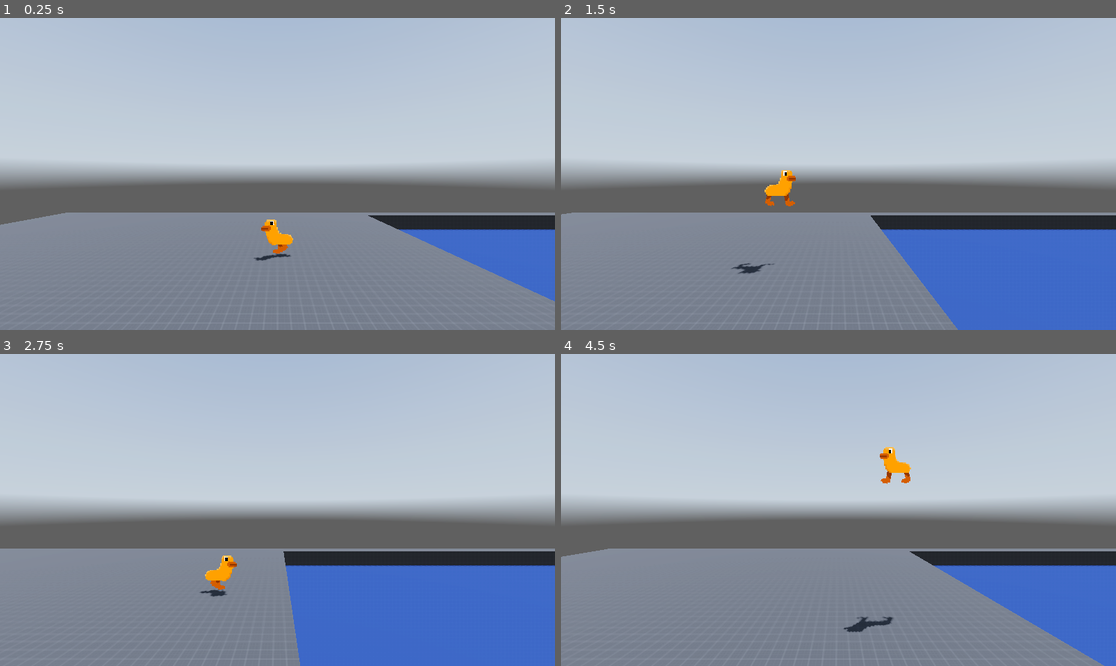
Above: before the commit, frames 1-4 (two rows, left to right).
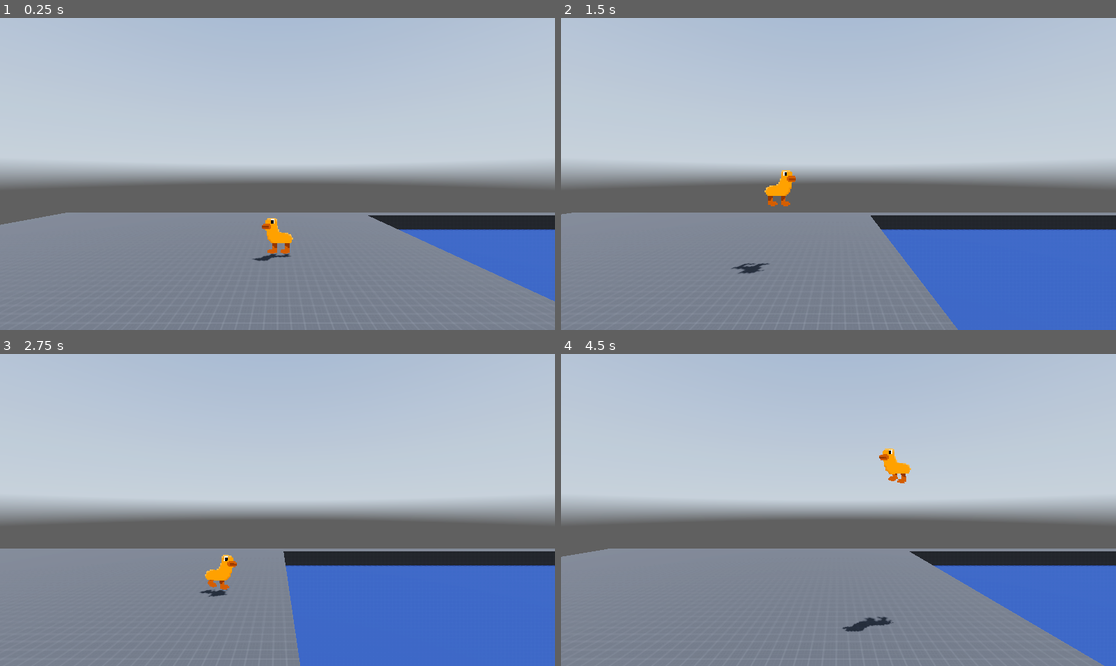
Above: after the commit, the same moments.

Repository: Shuflduf/Orange-Goose-Game
Game: Godot game, scene res://world.tscn
The game is run twice, just before and just after one commit, with the same random seed, the same clock (stepped at 60 frames per second) and the same inputs. A sky picture missing from this copy of the repository is replaced by a grey-blue gradient.
Inputs:
- Up to frame 1 (0.25 s): no input
- Up to frame 2 (1.5 s): hold Right (right) 0.53-1.28 s; tap Shift (run) at 0.6, 1.35 s; tap Space (jump) at 0.77 s; hold Down (down) from 1.28 s (still down)
- Up to frame 3 (2.75 s): tap Space (jump) at 1.52 s; release Down (down) at 2.03 s; hold Right (right) from 2.03 s (still down); tap Shift (run) at 2.1 s
- Up to frame 4 (4.5 s): tap Shift (run) at 2.85, 3.6, 4.35 s; tap Space (jump) at 3.02, 3.77 s; release Right (right) at 3.53 s; hold Left (left) from 3.53 s (still down)

The runs differ from the first frame. In frame 1, 0.2% of the frame differs, in the area x 45-53%, y 64-78%; in frame 2, 0.1%; in frame 3, 0.1%; in frame 4, 0.3%, in the area x 50-64%, y 29-90%.

Commit message:
transition to idle animation

Diff:
--- a/player.gd
+++ b/player.gd
@@ -3,6 +3,7 @@
 
 @onready var camera: Camera3D = $Camera3D
 @onready var sprites: Node3D = $Sprites
+@onready var animation: AnimationPlayer = $AnimationPlayer
 
 @export var speed = 5.0
 @export var jump_height = 8.5
@@ -55,9 +56,14 @@
 	var input_dir := Input.get_axis("left", "right")
 	var direction := (transform.basis * Vector3(input_dir, 0, 0)).normalized()
 	if direction:
+		animation.play("walk")
 		change_dir_left(input_dir < 0)
 		velocity.x = direction.x * speed
 	else:
+		if animation.current_animation != "idle":
+			print(animation.current_animation)
+			animation.play("RESET")
+			animation.play("idle")
 		velocity.x = move_toward(velocity.x, 0, speed)
 
 	move_and_slide()
--- a/player.tscn
+++ b/player.tscn
@@ -330,9 +330,69 @@
 tracks/0/interp = 1
 tracks/0/loop_wrap = true
 tracks/0/keys = {
-"handle_modes": PackedInt32Array(0, 3, 0),
-"points": PackedFloat32Array(0, -0.25, 0, 0.9, -5.78665e-05, -0.00613497, -0.8, -0.00013825, 0.8, 0.00013825, 0, -0.4, -5.78665e-05, 0.25, 0),
+"handle_modes": PackedInt32Array(0, 0, 0),
+"points": PackedFloat32Array(0, -0.25, 0, 0.25, 0, -0.0141554, -0.25, 0, 0.25, 0, 0, -0.4, -5.78665e-05, 0.25, 0),
 "times": PackedFloat32Array(0, 2, 4)
+}
+tracks/1/type = "value"
+tracks/1/imported = false
+tracks/1/enabled = true
+tracks/1/path = NodePath("Sprites/LeftFoot:position")
+tracks/1/interp = 1
+tracks/1/loop_wrap = true
+tracks/1/keys = {
+"times": PackedFloat32Array(0),
+"transitions": PackedFloat32Array(1),
+"update": 0,
+"values": [Vector3(0, -0.0121462, 0)]
+}
+tracks/2/type = "value"
+tracks/2/imported = false
+tracks/2/enabled = true
+tracks/2/path = NodePath("Sprites/RightFoot:position")
+tracks/2/interp = 1
+tracks/2/loop_wrap = true
+tracks/2/keys = {
+"times": PackedFloat32Array(0),
+"transitions": PackedFloat32Array(1),
+"update": 0,
+"values": [Vector3(0.11, -0.012, 0)]
+}
+tracks/3/type = "value"
+tracks/3/imported = false
+tracks/3/enabled = true
+tracks/3/path = NodePath("Sprites/Body:rotation")
+tracks/3/interp = 1
+tracks/3/loop_wrap = true
+tracks/3/keys = {
+"times": PackedFloat32Array(0),
+"transitions": PackedFloat32Array(1),
+"update": 0,
+"values": [Vector3(0, 0, 0)]
+}
+tracks/4/type = "value"
+tracks/4/imported = false
+tracks/4/enabled = true
+tracks/4/path = NodePath("Sprites/LeftFoot:rotation")
+tracks/4/interp = 1
+tracks/4/loop_wrap = true
+tracks/4/keys = {
+"times": PackedFloat32Array(0),
+"transitions": PackedFloat32Array(1),
+"update": 0,
+"values": [Vector3(0, 0, 0)]
+}
+tracks/5/type = "value"
+tracks/5/imported = false
+tracks/5/enabled = true
+tracks/5/path = NodePath("Sprites/RightFoot:rotation")
+tracks/5/interp = 1
+tracks/5/loop_wrap = true
+tracks/5/keys = {
+"times": PackedFloat32Array(0),
+"transitions": PackedFloat32Array(1),
+"update": 0,
+"values": [Vector3(0, 0, 0)]
 }
 
 [sub_resource type="AnimationLibrary" id="AnimationLibrary_tkf3m"]
@@ -375,14 +435,12 @@
 texture = ExtResource("5_ow0cn")
 
 [node name="Eye" type="Sprite3D" parent="Sprites"]
-transform = Transform3D(1, 0, 0, 0, 1, 0, 0, 0, 1, 0, -0.00362355, 0)
 sorting_offset = 1.0
 alpha_cut = 2
 texture_filter = 0
 texture = ExtResource("3_qodtw")
 
 [node name="Beak" type="Sprite3D" parent="Sprites"]
-transform = Transform3D(1, 0, 0, 0, 1, 0, 0, 0, 1, 0, -0.00362355, 0)
 sorting_offset = 0.5
 alpha_cut = 2
 texture_filter = 0
@@ -407,7 +465,8 @@
 libraries = {
 "": SubResource("AnimationLibrary_tkf3m")
 }
-autoplay = "walk"
+autoplay = "idle"
+playback_default_blend_time = 0.2
 speed_scale = 2.0
 
 [connection signal="area_entered" from="Area3D" to="." method="_on_area_3d_area_entered"]
